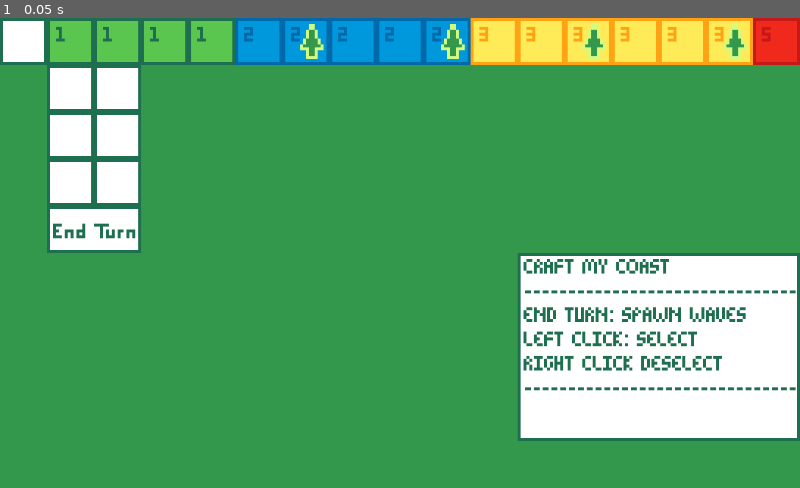
Above: before the commit, frame 1.
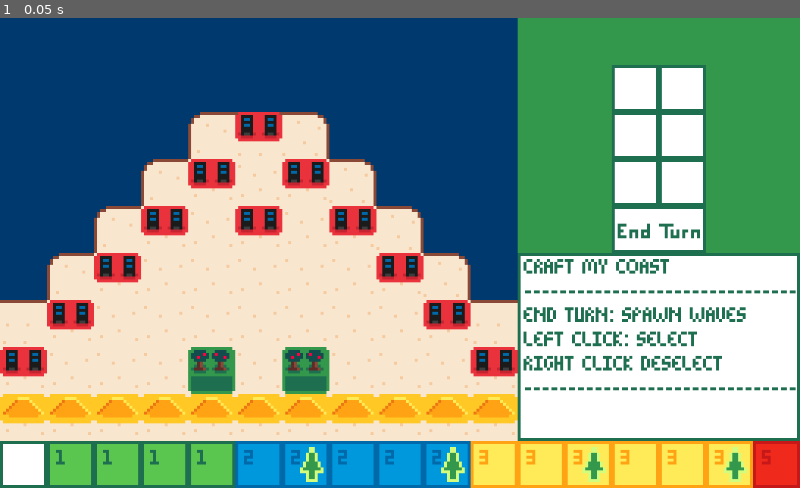
Above: after the commit, the same moment.

Repository: findeevy/CraftMyShore
Game: Godot game, scene res://Scenes/map_editor.tscn
Two runs of this game, one before a commit and one after it. Both use one fixed random seed, a clock stepped at 60 frames per second and the inputs below. This scene is started directly instead of the project's main scene.
Inputs:
- Up to frame 1 (0.05 s): no input

The runs differ from the first frame. In frame 1, 76% of the frame differs, in the area x 0-100%, y 0-100%.
Error before the commit: Attempt to call function 'get_position' in base 'null instance' on a null instance. (res://controller.gd:313)

Commit message:
Fixed Replay Code

Diff:
--- a/Scenes/game_board.gd
+++ b/Scenes/game_board.gd
@@ -36,7 +36,7 @@
 				elif Controller.mouse_tile_position.x == Controller.ap_start_c+2:
 					var img = self.get_viewport().get_texture().get_image()
 					img.save_png("user://screenshot.png")
-					download_file(img, "win")
+					Controller.download_file(img, "win", true)
 
 			return
 		if Controller.waters_to_break != []:
@@ -129,9 +129,7 @@
 	check_grass_absorb(col)
 	check_destroy_city(col)
 
-func download_file(_img,_filename):
-	var buf = _img.save_png_to_buffer()
-	JavaScriptBridge.download_buffer(buf,_filename+".png")
+
 
 func try_spawn_plants():
 	for r in Controller.board_height:
--- a/Scenes/map_editor.gd
+++ b/Scenes/map_editor.gd
@@ -9,7 +9,7 @@
 @onready var tree_flooder = preload("res://tree_animated_sprite.tscn")
 
 func _ready():
-	load_array("map.dat")
+	load_array("easy_bay.dat")
 	render.emit()
 	render_background.emit()
 
@@ -81,7 +81,7 @@
 		else:
 			Controller.export_string+=str(k)
 	Controller.export_string+=("\n")
-	save_map_file.emit()
+	Controller.download_file(Controller.export_string,"map.dat",true)
 
 func map_cycle():
 	match Controller.selected_tile:
--- a/controller.gd
+++ b/controller.gd
@@ -117,7 +117,7 @@
 	ap_craft_indicator = historical_game_states[tick][2]
 
 func get_move_cost(mouse_step):
-	return 1 if mouse_step == 4 else 2 if mouse_step == 1 else 4
+	return 1 if mouse_step == 4 else 2 if mouse_step == 1 else 6
 
 func get_hover_ap_cost():
 	if mouse_step == 0 or mouse_tile_hover.x >= board_length or mouse_tile_hover.y >= board_height:
@@ -362,6 +362,12 @@
 
 	get_window().size = Vector2i(max(board_length + 6, tick_array.size()), tick_start_r + 1) * Colors.TILE_SIZE
 
+func download_file(_img,_filename,is_image):
+	var buf = _img
+	if is_image:
+		buf = _img.save_png_to_buffer()
+	JavaScriptBridge.download_buffer(buf,_filename)
+
 func fill_ap_craft_indicator():
 	if game_ended:
 		return
--- a/main_menu.gd
+++ b/main_menu.gd
@@ -4,7 +4,8 @@
 var opts = []
 
 func _ready():
-	Controller.platform_type=OS.get_name()
+	Controller.platform_type = OS.get_name()
+	Controller.historical_game_states = []
 	var map_dir = DirAccess.open("res://Maps/")
 	for f in map_dir.get_files():
 		print(f)
--- a/main_menu.tscn
+++ b/main_menu.tscn
@@ -30,6 +30,15 @@
 theme_override_font_sizes/font_size = 32
 text = "START GAME"
 
+[node name="MapButton" type="Button" parent="."]
+offset_left = -168.0
+offset_top = -57.0
+offset_right = -12.0
+offset_bottom = -9.0
+theme_override_fonts/font = ExtResource("2_u5cna")
+theme_override_font_sizes/font_size = 32
+text = "MAP EDITOR"
+
 [node name="MapOptionButton" type="OptionButton" parent="."]
 offset_left = 424.0
 offset_top = 502.0
@@ -39,16 +48,6 @@
 theme_override_fonts/font = ExtResource("2_u5cna")
 theme_override_font_sizes/font_size = 32
 script = ExtResource("5_wd71o")
-
-[node name="MapButton" type="Button" parent="."]
-offset_left = -82.0
-offset_top = -92.0
-offset_right = 74.0
-offset_bottom = -44.0
-scale = Vector2(-27.7252, 66.9945)
-theme_override_fonts/font = ExtResource("2_u5cna")
-theme_override_font_sizes/font_size = 32
-text = "MAP EDITOR"
 
 [node name="Label" type="Label" parent="."]
 offset_left = 45.0
